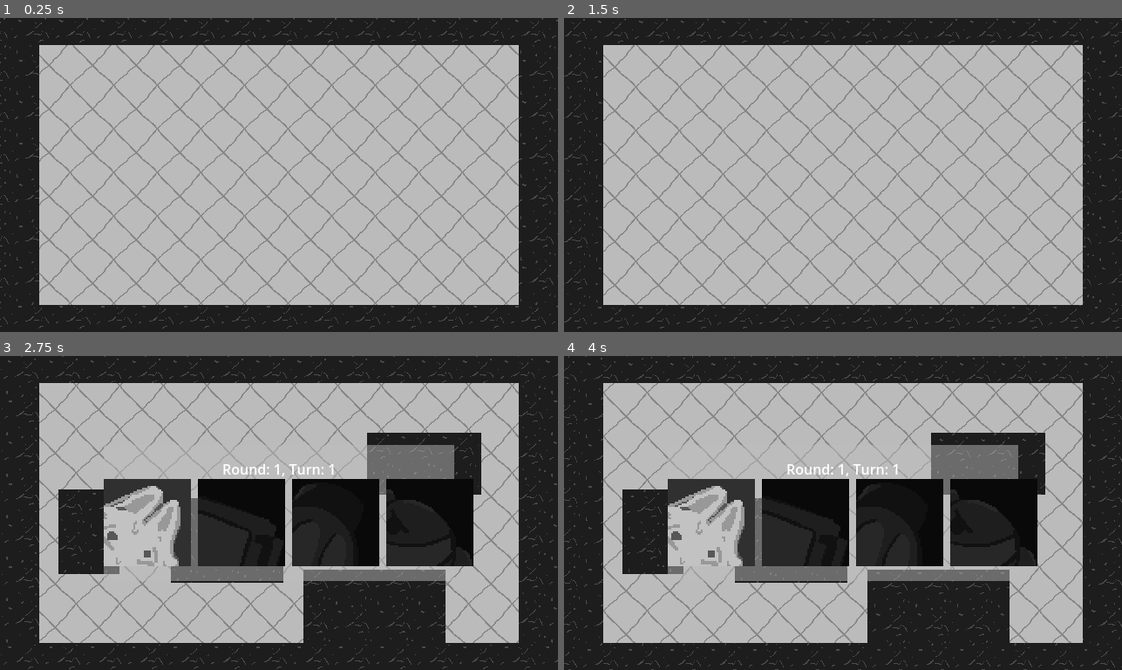
Above: before the commit, frames 1-4 (two rows, left to right).
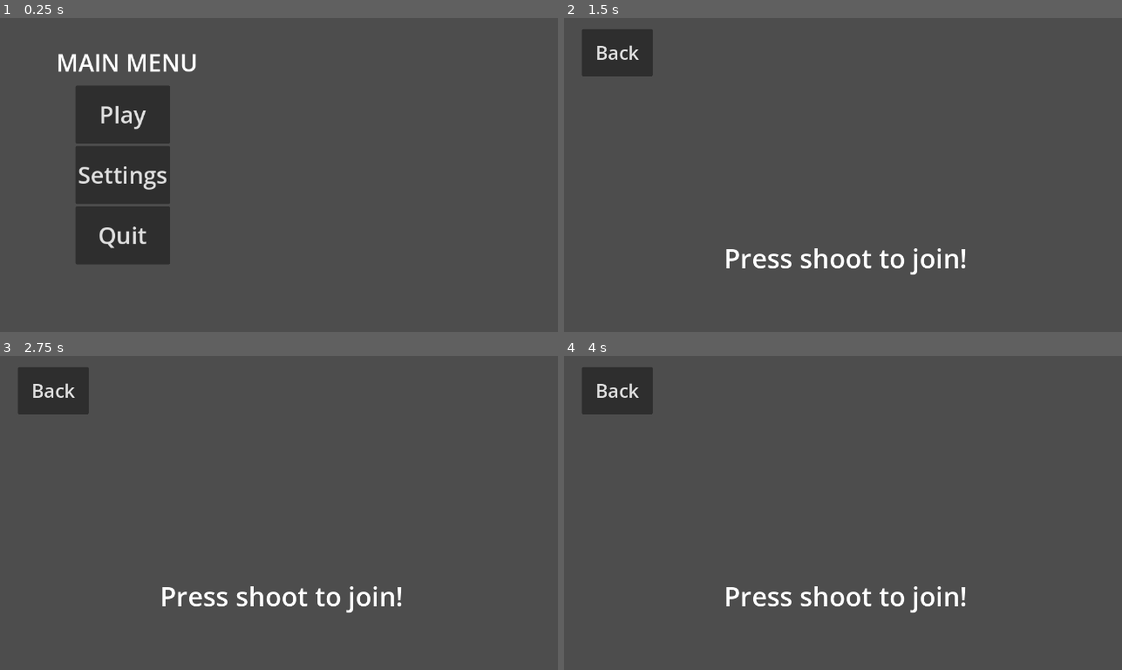
Above: after the commit, the same moments.

Repository: StickyBeacon/chasebox
Game: Godot game, scene res://spaces/main_menu.tscn
Same seed, same stepped clock (60 frames per second), same inputs: the game is played once before the commit and once after it. Before the commit the project starts from res://spaces/arena.tscn. The engine's default icon, where the game draws it, is replaced by a stand-in: a white triangle on a blue panel in a dark square. Sound files missing from this copy of the repository are replaced by a short silence.
Inputs (mouse positions are in pixels of both pictures, inside the frame that each line leads up to):
- Up to frame 1 (0.25 s): no input
- Up to frame 2 (1.5 s): click (686, 115) at 0.5 s, where only the run after the commit has a clickable "Play"; click (658, 112) at 1.25 s, where only the run after the commit has a clickable "Start"
- Up to frame 3 (2.75 s): tap Space (jump1) at 2.27 s
- Up to frame 4 (4 s): tap Space (jump1) at 3.02 s

The runs differ from the first frame. In frame 1, 99% of the frame differs, in the area x 0-100%, y 0-100%; in frame 2, 98%; in frame 3, 97%; in frame 4, 97%.

Commit message:
ResourceLoader fix

Diff:
--- a/managers/non_globals/map_manager.gd
+++ b/managers/non_globals/map_manager.gd
@@ -3,6 +3,7 @@
 var _map_list = []
 const MAP_DIR = "res://spaces/maps/"
 var _current_map :BaseMap= null
+const MAPS = [1,2,3,4,5]
 
 
 func _ready() -> void:
@@ -10,11 +11,13 @@
 	for map in dir_access.get_files():
 		if map.ends_with(".tscn"):
 			_map_list.append(load(MAP_DIR + map))
+			print("%s: added map %s" % [self,load(MAP_DIR + map)])
 
 
 func generate_random_map():
 	_clear_map()
-	var new_map = _map_list.pick_random().instantiate()
+	var map_to_load = ResourceLoader.load("res://spaces/maps/map_%s.tscn" % MAPS.pick_random())
+	var new_map = map_to_load.instantiate()
 	%Map.add_child(new_map)
 	_current_map = new_map
 
--- a/project.godot
+++ b/project.godot
@@ -11,7 +11,7 @@
 [application]
 
 config/name="chasebox"
-run/main_scene="res://spaces/arena.tscn"
+run/main_scene="res://spaces/main_menu.tscn"
 config/features=PackedStringArray("4.3", "Forward Plus")
 config/icon="res://icon.svg"
 
Not shown, added: export_presets.cfg
Not shown, added: builds/v0.1.0/chasebox.exe
